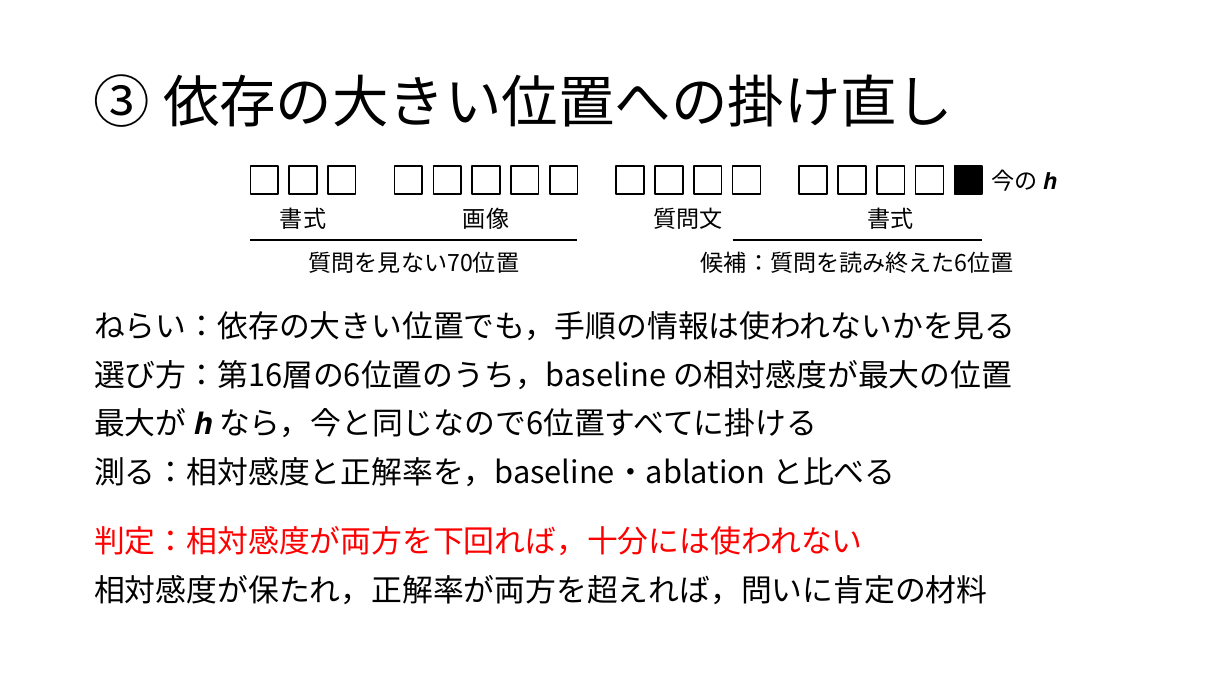
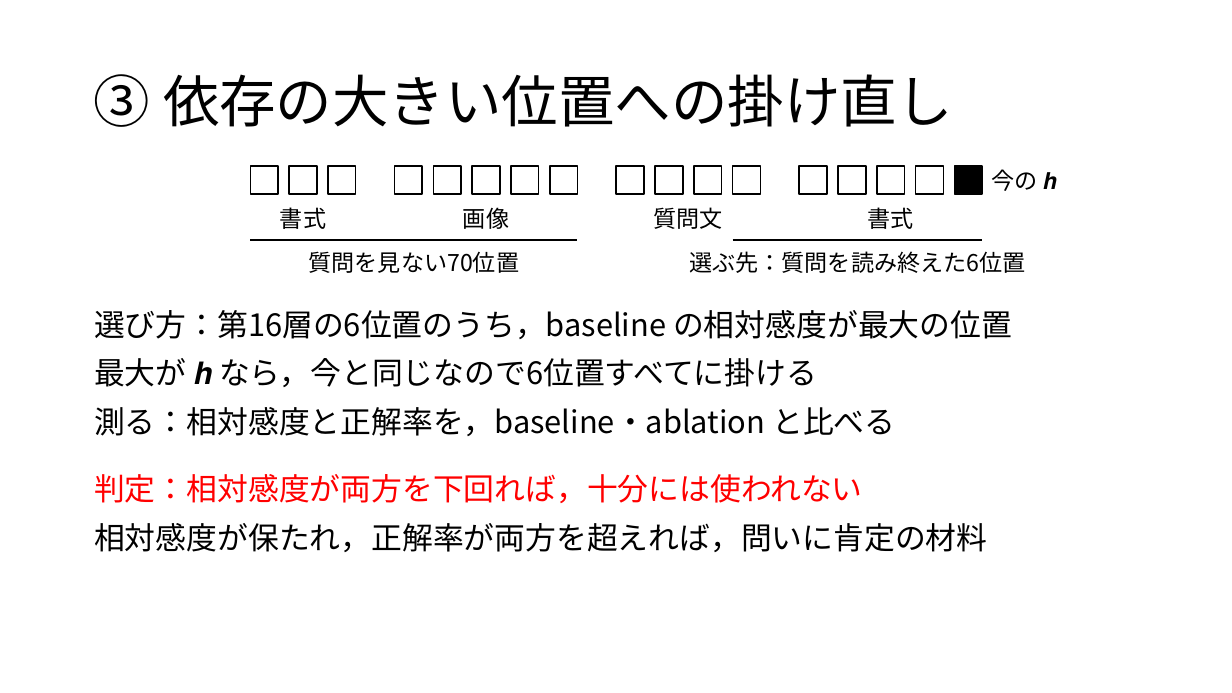
Before and after one commit to tomoking2004/taskalign, a slide deck: slide 7 of presentations/20261120_進捗報告.pptx. Drawn at 1232x693 pixels with LibreOffice and Linux fonts; fonts in the diff are those of the drawing. Boxes give left, top, right and bottom in pixels: in the first picture for what was removed or moved away, otherwise in the second. Text is boxed around its words. In the diff, an @@ line names an element or a change of style, - is before the commit and + after.

Commit message:
docs: trim the 20 November progress report
- 20261120_進捗報告.pptx：5枚目の図の行を「第32層／⋮／第16層／⋮／第1層」にし，全32層を測ることを示した（本人の指摘）．第8・24層に整合を掛けた試走2本は，図の層と同じ語で書くと測る層に見えるので，スライドから外した（研究文書 §8.5 第1歩には残る）．あわせて全8枚から，題や図が既に言っている行を外して6行減らした——2枚目の件数，3枚目の赤字の2文を1文に，5枚目の「マス」と「測る」，7・8枚目の「ねらい」．7枚目の図の「候補」は3枚目の「候補」と別のものなので「選ぶ先」とした
- principles.md：ほかの所が既に言っていることは行にせず，文の数を伝わる範囲で最も少なくする（本人の指示，2026-11-19）．図の軸が一部だけなら略した印で全体を示し，脇の測定を軸の一部に見せない（本人の指摘，同日）
- 確定前の走査：PowerPoint で開いて8枚を画像で確かめた．validate.py に合格し，文字の走査とメモはどちらも 0 件，PDF の書体は游明朝と Cambria Math だけだった．この直しには検査役を立てていない

```diff
--- a/presentations/20261120_進捗報告.pptx
+++ b/presentations/20261120_進捗報告.pptx
@@ text at bbox=[689, 251, 1025, 273]: text changed @@
-候補：質問を読み終えた6位置
+選ぶ先：質問を読み終えた6位置
@@ text at bbox=[94, 311, 1015, 340]: paragraph removed @@
-ねらい：依存の大きい位置でも，手順の情報は使われないかを見る
@@ text at bbox=[94, 310, 1012, 339]: less space between paragraphs @@
@@ text "判定：相対感度が両方を下回れば，十分には使われない": place and size @@
-text "判定：相対感度が両方を下回れば，十分には使われない" at bbox=[94, 526, 987, 604]
+text "判定：相対感度が両方を下回れば，十分には使われない" at bbox=[94, 474, 987, 552]
```
Also in this commit, not shown: 4 other slides changed, 1 other file.
